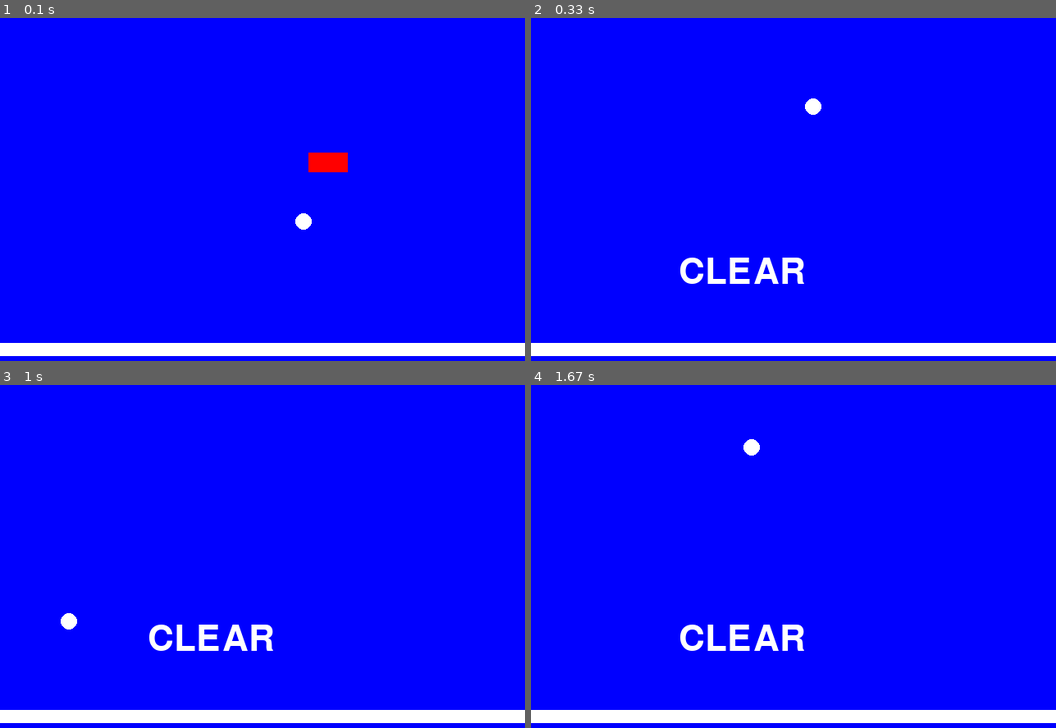
Above: before the commit, frames 1-4 (two rows, left to right).
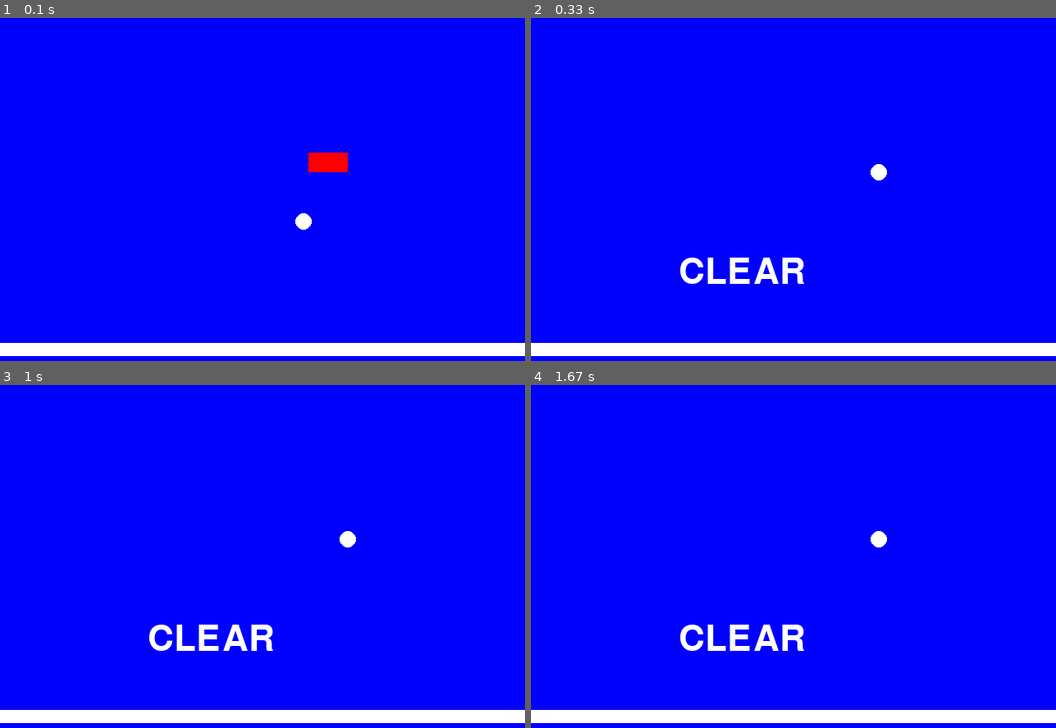
Above: after the commit, the same moments.

Repository: TakeshiKatada/pygame_stady
Game: pygame game, started from blockgame_debug.py
The game is run twice, just before and just after one commit, with the same random seed, the same clock (stepped at 60 frames per second) and the same inputs.
Inputs:
- Up to frame 1 (0.1 s): no input
- Up to frame 2 (0.33 s): no input
- Up to frame 3 (1 s): no input
- Up to frame 4 (1.67 s): no input

Frame 1 is identical in both runs. In frame 2, 0.2% of the frame differs, in the area x 52-68%, y 23-48%; in frame 3, 0.2%; in frame 4, 0.2%.

Commit message:
クリア判定時、ボールの動きが無くなるように変更しました。

Diff:
--- a/blockgame_debug.py
+++ b/blockgame_debug.py
@@ -113,6 +113,9 @@
         if len(blocks) == 0:
             imagetext = myfont.render("CLEAR", True, WHITE)
             screen.blit(imagetext, (180, 300))
+            bx1 = 0
+            by1 = 0
+
 
 
 
